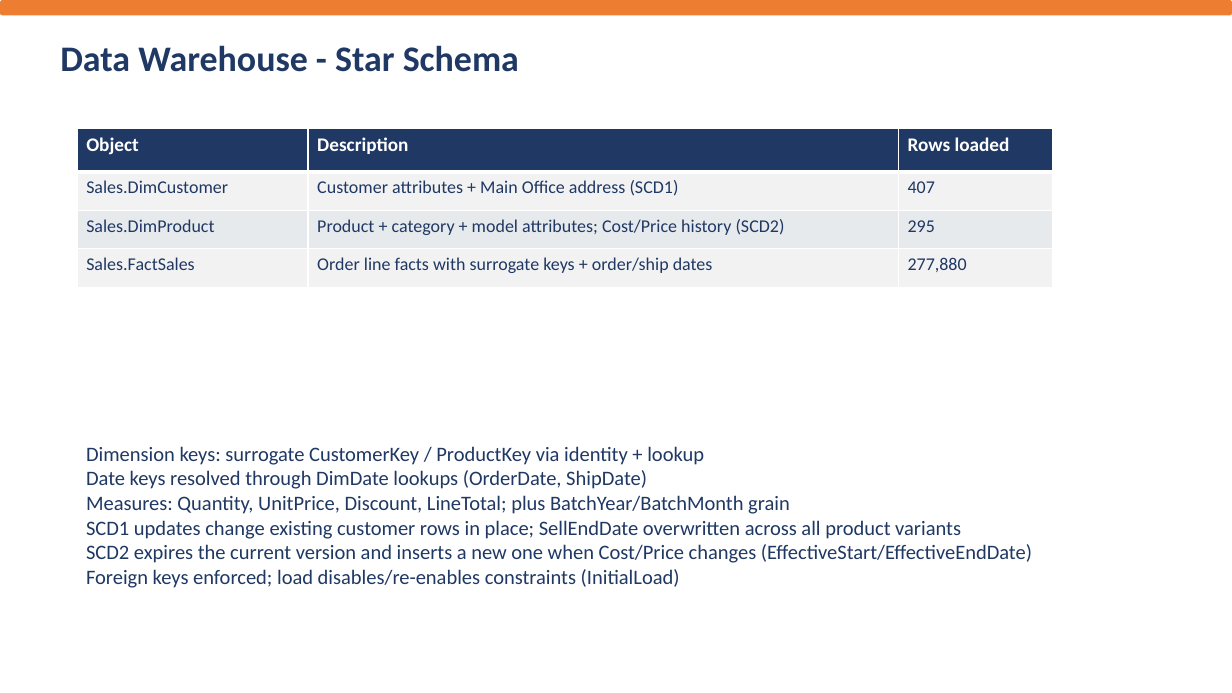
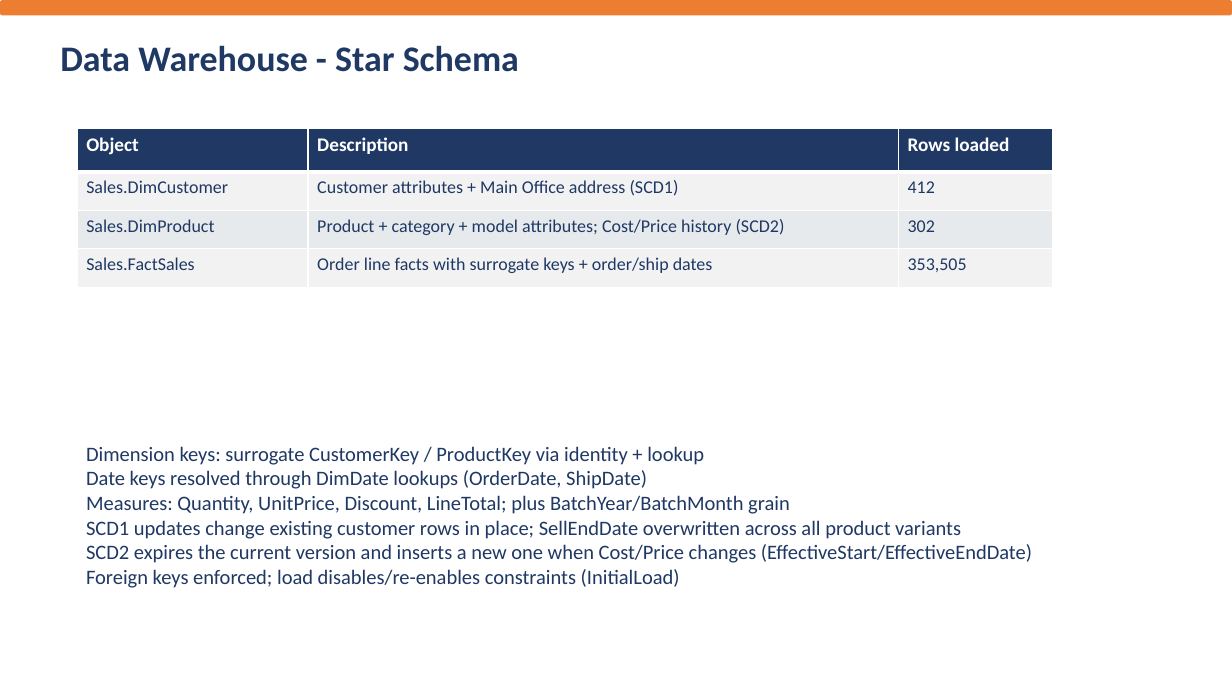
Before and after one commit to SayedGameaSayed/Ejada-Project, a slide deck: slide 6 of Docs/AdventureWorks_ETL_Presentation.pptx. Drawn at 1232x693 pixels with LibreOffice and Linux fonts; fonts in the diff are those of the drawing. Boxes give left, top, right and bottom in pixels: in the first picture for what was removed or moved away, otherwise in the second. Text is boxed around its words. In the diff, an @@ line names an element or a change of style, - is before the commit and + after.

```diff
--- a/Docs/AdventureWorks_ETL_Presentation.pptx
+++ b/Docs/AdventureWorks_ETL_Presentation.pptx
@@ table at (77,128,1053,514) @@
-row 2, column 3: 407
+row 2, column 3: 412
-row 3, column 3: 295
+row 3, column 3: 302
-row 4, column 3: 277,880
+row 4, column 3: 353,505
```
Also in this commit, not shown: 4 other slides changed, 6 other files.
